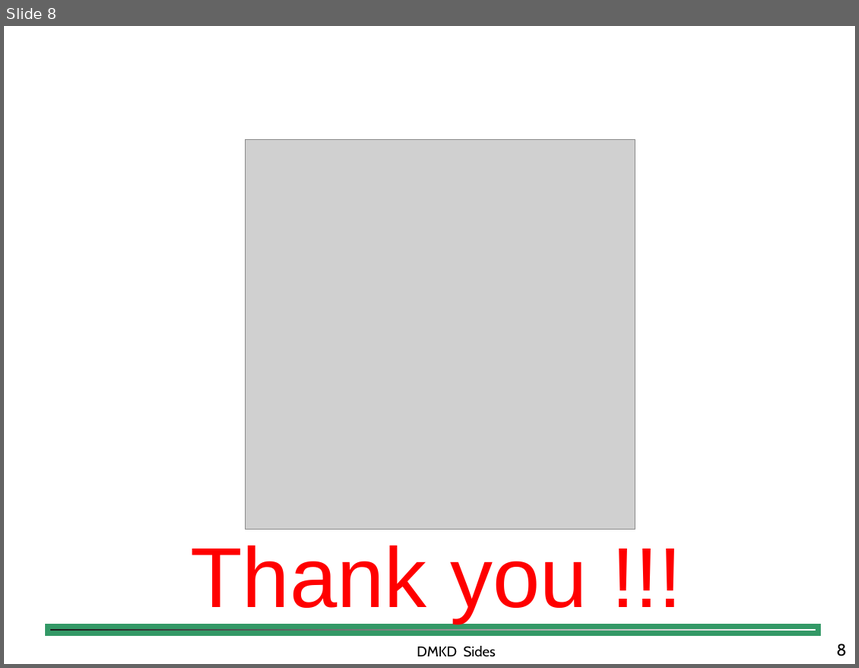
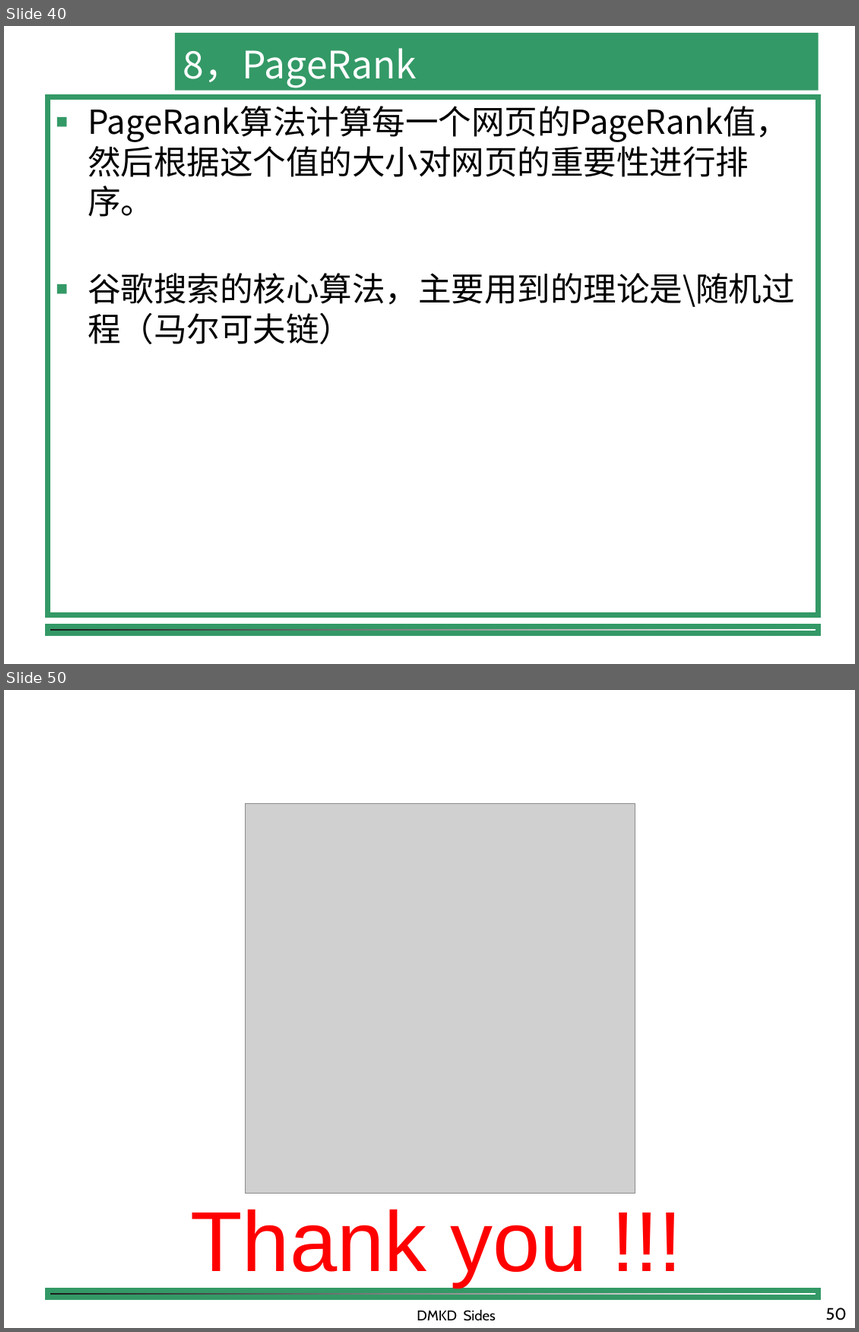
Before and after one commit to shfkuang/shfkuang.github.io, a slide deck: dm2019/fuxi.ppt. Shown one above the other, each under a label of ours: slide 8 before the commit, slides 40 and 50 after it; the slides between them are not shown. The pictures are 859x668 and 859x1332 pixels, drawn with LibreOffice and Linux fonts; fonts in the diff are those of the drawing; grey boxes stand for pictures; background and template pictures are left out. Boxes give left, top, right and bottom in pixels: in the first picture for what was removed or moved away, otherwise in the second. Text is boxed around its words. In the diff, an @@ line names an element or a change of style, - is before the commit and + after.

```diff
--- a/dm2019/fuxi.ppt
+++ b/dm2019/fuxi.ppt
@@ slide 40 added at box(4, 26, 855, 664), background #FFFFFF; not listed: 1 template element that a slide beside it also shows @@
@@ title added at box(175, 33, 819, 91), fill #339966, 32 pt, text #FFFFFF @@
+8，PageRank
@@ rectangle added at box(47, 97, 819, 616), outline #339966 4.51 pt, 28 pt, text #000000 @@
+■ PageRank算法计算每一个网页的PageRank值，然后根据这个值的大小对网页的重要性进行排序。
+■ 谷歌搜索的核心算法，主要用到的理论是\随机过程（马尔可夫链）
@@ what was slide 8 is now slide 50 @@
@@ page number at box(826, 1308, 847, 1321): text changed @@
-8
+50
```
Also in this commit, not shown: 2 slides changed, 41 other slides added, 4 other files.
